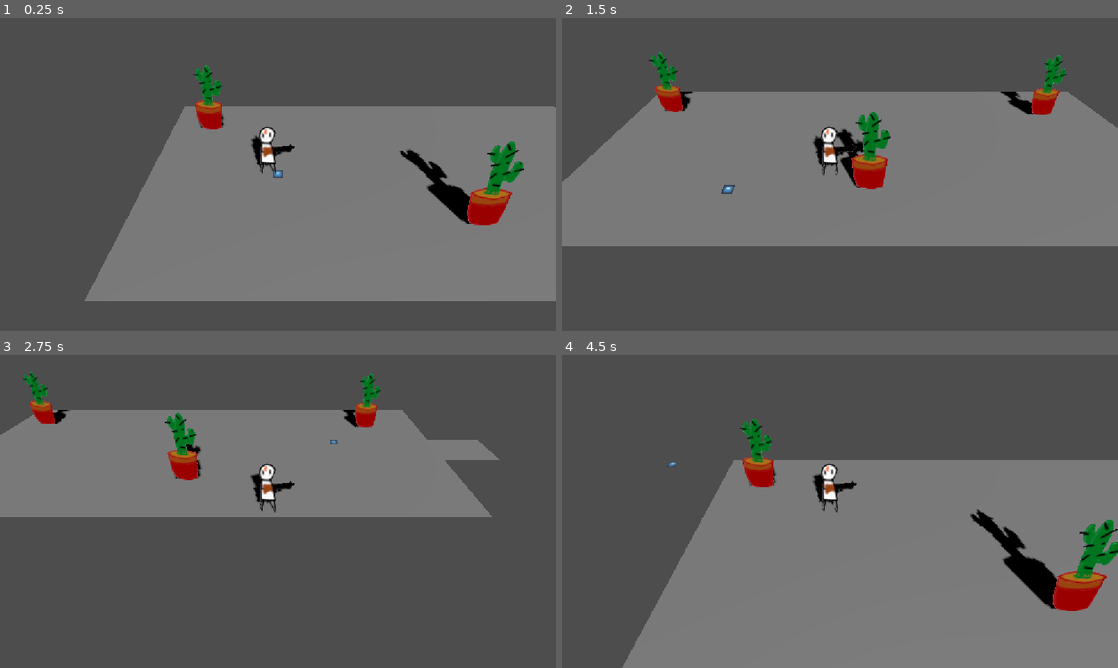
Above: before the commit, frames 1-4 (two rows, left to right).
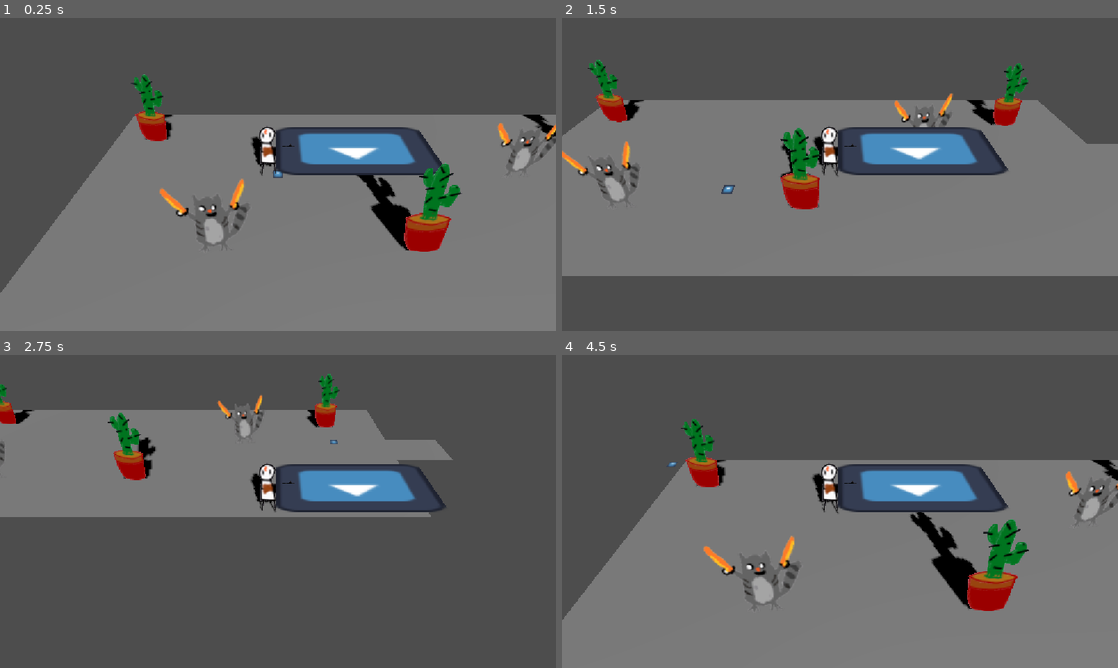
Above: after the commit, the same moments.

Repository: gmuGADIG/DEADSHOT
Game: Godot game, scene res://test_scenes/demo1/demo_a.tscn
Same seed, same stepped clock (60 frames per second), same inputs: the game is played once before the commit and once after it. This scene is started directly instead of the project's main scene. The engine's default icon, where the game draws it, is replaced by a stand-in: a white triangle on a blue panel in a dark square.
Inputs (mouse positions are in pixels of both pictures, inside the frame that each line leads up to):
- Up to frame 1 (0.25 s): no input
- Up to frame 2 (1.5 s): tap Enter at 0.5 s; move the mouse to (962, 158) at 0.52 s; hold D (move_right) 0.53-1.28 s; hold Right mouse button (whip) 0.53-1.28 s; click (962, 158) at 0.6 s; move the mouse to (728, 190) at 1.27 s; hold S (move_down) from 1.28 s (still down); right-click (728, 190) at 1.35 s
- Up to frame 3 (2.75 s): click (166, 527) at 1.55 s; move the mouse to (333, 442) at 2.02 s; release S (move_down) at 2.03 s; hold D (move_right) from 2.03 s (still down); hold Right mouse button (whip) from 2.03 s (still down); click (333, 442) at 2.1 s
- Up to frame 4 (4.5 s): move the mouse to (812, 574) at 2.77 s; release D (move_right) at 2.78 s; release Right mouse button (whip) at 2.78 s; hold W (move_up) 2.78-3.53 s; tap E (interact) at 2.85 s; click (812, 574) at 3.05 s; move the mouse to (1006, 558) at 3.52 s; hold Right mouse button (whip) 3.53-4.28 s; hold A (move_left) from 3.53 s (still down); tap Space (roll) at 3.6 s; move the mouse to (673, 464) at 4.27 s; right-click (673, 464) at 4.35 s

The runs differ from the first frame. In frame 1, 29% of the frame differs, in the area x 0-100%, y 15-100%; in frame 2, 23%; in frame 3, 11%; in frame 4, 21%.
Error after the commit: Parse Error: Cannot use simple "@export" annotation with variable without type or initializer, since type can't be inferred. (res://whip.gd:6)

Commit message:
whork in progress (whip)

Diff:
--- a/project.godot
+++ b/project.godot
@@ -97,6 +97,7 @@
 
 3d_physics/layer_1="World"
 3d_physics/layer_2="Player"
+3d_physics/layer_3="Enemy"
 
 [rendering]
 
--- a/test_scenes/demo1/demo_a.tscn
+++ b/test_scenes/demo1/demo_a.tscn
@@ -1,7 +1,8 @@
-[gd_scene load_steps=5 format=3 uid="uid://btuw2i28k0axl"]
+[gd_scene load_steps=6 format=3 uid="uid://btuw2i28k0axl"]
 
 [ext_resource type="PackedScene" uid="uid://bk60c4813t663" path="res://world/levels/level_base.tscn" id="1_p0tjl"]
 [ext_resource type="Texture2D" uid="uid://cjbsq7rk6r3h4" path="res://temp_art/gartic/cactus.png" id="2_yl5fl"]
+[ext_resource type="PackedScene" uid="uid://dxdkwdigtcn43" path="res://world/enemy/test/enemy_test.tscn" id="4_hxoc3"]
 [ext_resource type="PackedScene" uid="uid://rberd5xw8srm" path="res://world/transitions/transition.tscn" id="4_yl5fl"]
 
 [sub_resource type="Curve3D" id="Curve3D_lkd7d"]
@@ -39,3 +40,9 @@
 
 [node name="Right" type="Marker3D" parent="EntryPoints" index="0"]
 transform = Transform3D(1, 0, 0, 0, 1, 0, 0, 0, 1, 16.214909, 0, 0.96318436)
+
+[node name="EnemyTest" parent="." index="5" instance=ExtResource("4_hxoc3")]
+transform = Transform3D(1, 0, 0, 0, 1, 0, 0, 0, 1, 9.52962, 0.21243489, 0.053369038)
+
+[node name="EnemyTest2" parent="." index="6" instance=ExtResource("4_hxoc3")]
+transform = Transform3D(1, 0, 0, 0, 1, 0, 0, 0, 1, -2.1663704, 0.21243455, 3.138218)
--- /dev/null
+++ b/whip.gd
@@ -0,0 +1,63 @@
+extends Node3D
+
+@onready var player: Player = get_parent()
+
+@export var base_damage : int = 1
+@export var bonus_knock
+@export var cooldown_time : float
+@export var min_charge_time : float
+@export var time_per_charge : float
+
+var remaining_cooldown : float
+var charging : bool = false
+var charge_time : float = 0
+
+func _input(event: InputEvent) -> void:
+	pass
+
+
+func _process(delta: float) -> void:
+	if Input.is_action_pressed("whip") && !charging && remaining_cooldown <= 0:
+
+		charge_time = 0
+		charging = true
+
+	if charging:
+		charge_time += delta
+
+	if !Input.is_action_pressed("whip") && charging && charge_time > min_charge_time:
+		remaining_cooldown = cooldown_time
+		swing()
+		charging = false
+
+	if remaining_cooldown >= 0:
+		remaining_cooldown -= delta
+	else:
+		$Attack.visible = false
+
+func swing() -> void:
+	##Rotate towards aim
+	##make visible
+	##Play animation
+	##Wait for it to end
+	##Hide
+
+
+	rotation.y = Vector3.RIGHT.signed_angle_to(player.aim_dir(),Vector3.UP)
+	$Attack.visible = true
+
+	#get_tree().current_scene.add_child(bullet)
+	#bullet.fire(self, player.aim_dir())
+	#
+	#%ShootSound.play()
+	pass
+
+
+func _on_area_3d_body_entered(body: Node3D) -> void:
+	var charge_bonus : int = clampi(charge_time - min_charge_time, 0, 2)
+	if not body is EnemyBase:
+		return
+	var enemy : EnemyBase = body
+	enemy.hurt(base_damage+charge_bonus)
+
+	pass # Replace with function body.
--- a/world/enemy/base/enemy_base.gd
+++ b/world/enemy/base/enemy_base.gd
@@ -1,4 +1,4 @@
-extends CharacterBody3D
+class_name EnemyBase extends CharacterBody3D
 
 
 # Called when the node enters the scene tree for the first time.
@@ -9,3 +9,9 @@
 # Called every frame. 'delta' is the elapsed time since the previous frame.
 func _process(delta: float) -> void:
 	pass
+
+func hurt(damage: int) -> void:
+	pass
+
+func stun(time: float) -> void:
+	pass
--- a/world/enemy/test/enemy_test.tscn
+++ b/world/enemy/test/enemy_test.tscn
@@ -4,6 +4,8 @@
 [ext_resource type="Texture2D" uid="uid://ccalgafhbfwhn" path="res://temp_art/gartic/raccoon_with_gun.png" id="2_yh6x6"]
 
 [node name="EnemyTest" instance=ExtResource("1_gbmv4")]
+collision_layer = 4
+collision_mask = 0
 
 [node name="Sprite3D" parent="." index="1"]
 texture = ExtResource("2_yh6x6")
--- a/world/levels/level_base.tscn
+++ b/world/levels/level_base.tscn
@@ -19,7 +19,6 @@
 script = ExtResource("2_rsarx")
 
 [node name="Player" parent="." instance=ExtResource("2_nnb1h")]
-transform = Transform3D(1, 0, 0, 0, 1, 0, 0, 0, 1, -2.53553, 4.7683716e-07, 0.9444761)
 
 [node name="UI" type="Control" parent="."]
 layout_mode = 3
--- a/world/player/player.tscn
+++ b/world/player/player.tscn
@@ -1,9 +1,10 @@
-[gd_scene load_steps=7 format=3 uid="uid://nuqmhgq1e2lu"]
+[gd_scene load_steps=8 format=3 uid="uid://nuqmhgq1e2lu"]
 
 [ext_resource type="Script" uid="uid://llqh4g6obmup" path="res://world/player/player.gd" id="1_bvkkv"]
 [ext_resource type="Texture2D" uid="uid://ckv48omi8han7" path="res://temp_art/gartic/harry_potter_with_gun.png" id="1_yynsy"]
 [ext_resource type="PackedScene" uid="uid://cj5uuu7xjsprv" path="res://world/player/weapon/basic_gun/basic_gun.tscn" id="3_et4on"]
 [ext_resource type="Script" uid="uid://c4s1ohnc08ecy" path="res://world/player/reticle/reticle.gd" id="4_40qjc"]
+[ext_resource type="PackedScene" uid="uid://duf7ry1s34j7o" path="res://world/player/weapon/whip/whip.tscn" id="4_duds0"]
 [ext_resource type="Texture2D" uid="uid://bwm425xkr0vcy" path="res://temp_art/icon.svg" id="4_et4on"]
 
 [sub_resource type="CylinderShape3D" id="CylinderShape3D_plfsl"]
@@ -37,6 +38,9 @@
 [node name="BasicGun" parent="." instance=ExtResource("3_et4on")]
 transform = Transform3D(1, 0, 0, 0, 1, 0, 0, 0, 1, 0, 1.2370036, 0)
 
+[node name="Whip" parent="." instance=ExtResource("4_duds0")]
+transform = Transform3D(1, 0, 0, 0, 1, 0, 0, 0, 1, 0, 1.155, 0)
+
 [node name="Aiming" type="Node" parent="."]
 
 [node name="Reticle" type="Node3D" parent="Aiming"]
--- /dev/null
+++ b/world/player/weapon/whip/whip.tscn
@@ -0,0 +1,27 @@
+[gd_scene load_steps=4 format=3 uid="uid://duf7ry1s34j7o"]
+
+[ext_resource type="Script" uid="uid://xcp2500ab7cg" path="res://whip.gd" id="1_ox2ft"]
+[ext_resource type="Texture2D" uid="uid://bwm425xkr0vcy" path="res://temp_art/icon.svg" id="2_u54gi"]
+
+[sub_resource type="SphereShape3D" id="SphereShape3D_ox2ft"]
+
+[node name="Whip" type="Node3D"]
+script = ExtResource("1_ox2ft")
+cooldown_time = 0.5
+
+[node name="Attack" type="Node3D" parent="."]
+transform = Transform3D(1, 0, 0, 0, 1, 0, 0, 0, 1, 3, 0, 0)
+
+[node name="Area3D" type="Area3D" parent="Attack"]
+collision_layer = 0
+collision_mask = 4
+
+[node name="CollisionShape3D" type="CollisionShape3D" parent="Attack/Area3D"]
+transform = Transform3D(6, 0, 0, 0, 3, 0, 0, 0, 3, 0, 0, 0)
+shape = SubResource("SphereShape3D_ox2ft")
+
+[node name="Sprite3D" type="Sprite3D" parent="Attack"]
+transform = Transform3D(4.8273277, 0, 0, 0, -9.327091e-08, -1, 0, 2.1337898, -4.371139e-08, 0, 0, 0)
+texture = ExtResource("2_u54gi")
+
+[connection signal="body_entered" from="Attack/Area3D" to="." method="_on_area_3d_body_entered"]
Not shown, added: whip.gd.uid
